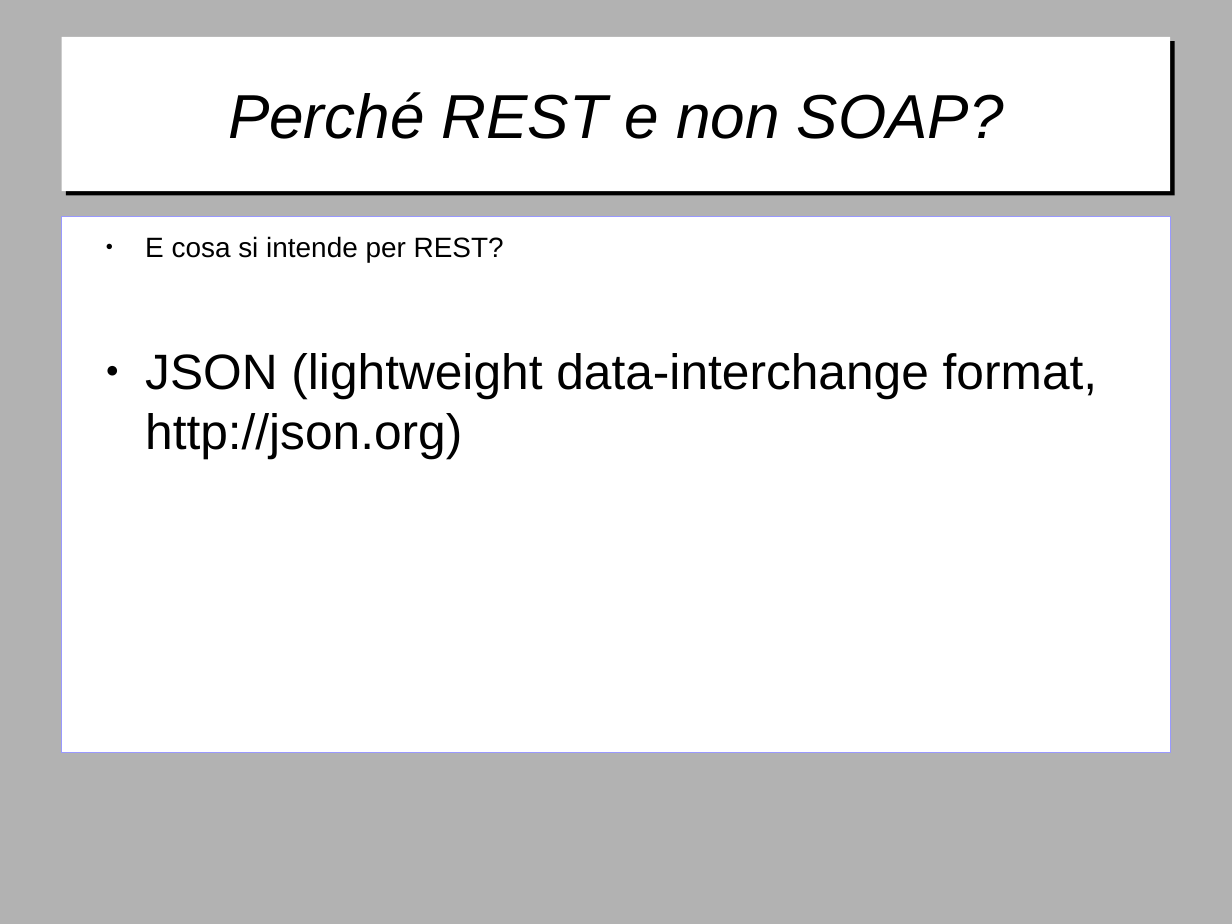
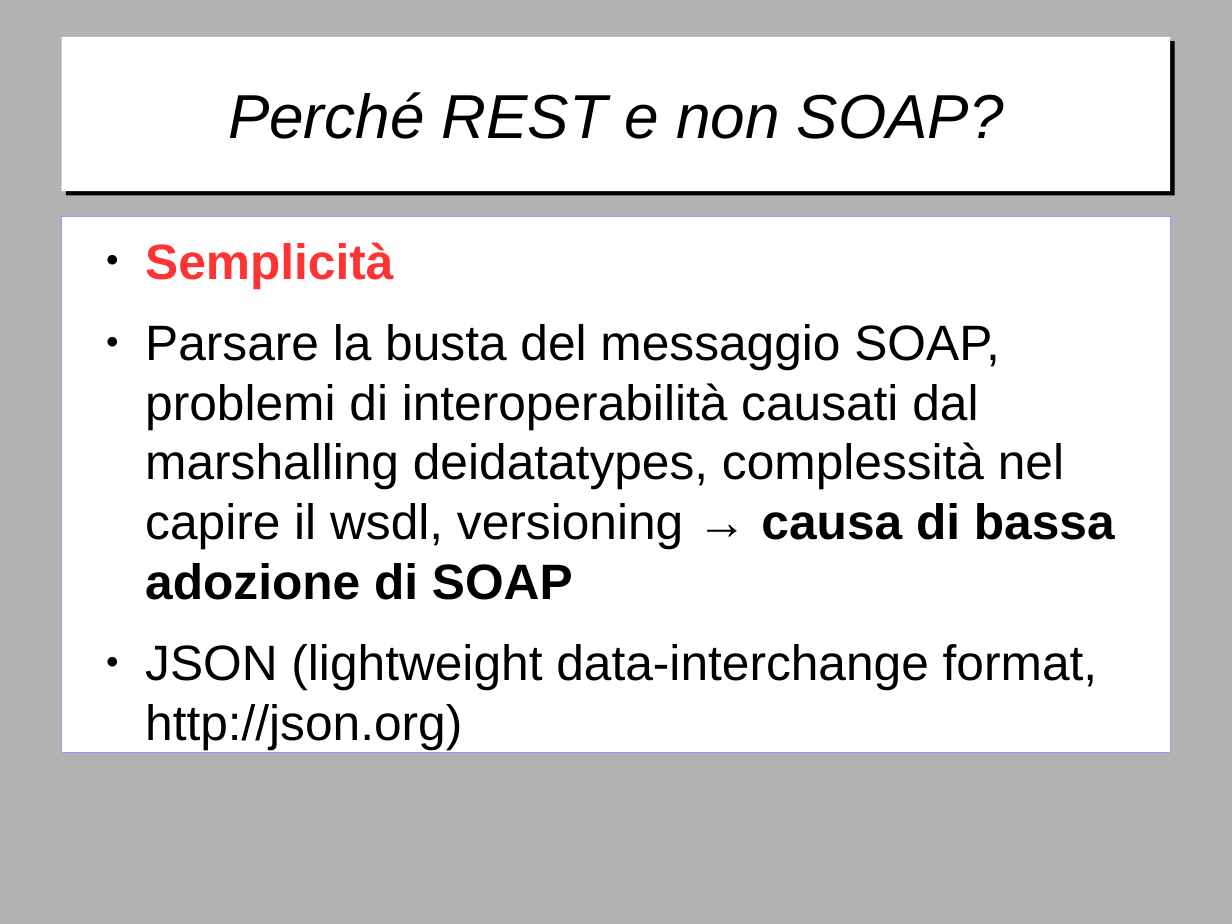
Before and after one commit to gitfer/ARXCourse, a slide deck: slide 35 of ARXCourse.odp (slide 23 before the commit). Drawn at 1232x924 pixels with LibreOffice and Linux fonts; fonts in the diff are those of the drawing; background and template pictures are left out. Boxes give left, top, right and bottom in pixels: in the first picture for what was removed or moved away, otherwise in the second. Text is boxed around its words. In the diff, an @@ line names an element or a change of style, - is before the commit and + after.

Commit message:
Rest..incompleto

```diff
--- a/ARXCourse.odp
+++ b/ARXCourse.odp
@@ text at [145, 242, 1115, 600]: text changed; size 18 to 32 pt @@
-● E cosa si intende per REST?
+● Semplicità
+● Parsare la busta del messaggio SOAP, problemi di interoperabilità causati dal marshalling deidatatypes, complessità nel capire il wsdl, versioning → causa di bassa adozione di SOAP
```
Also in this commit, not shown: 2 other slides changed, 19 slides added, 1 slide removed.
